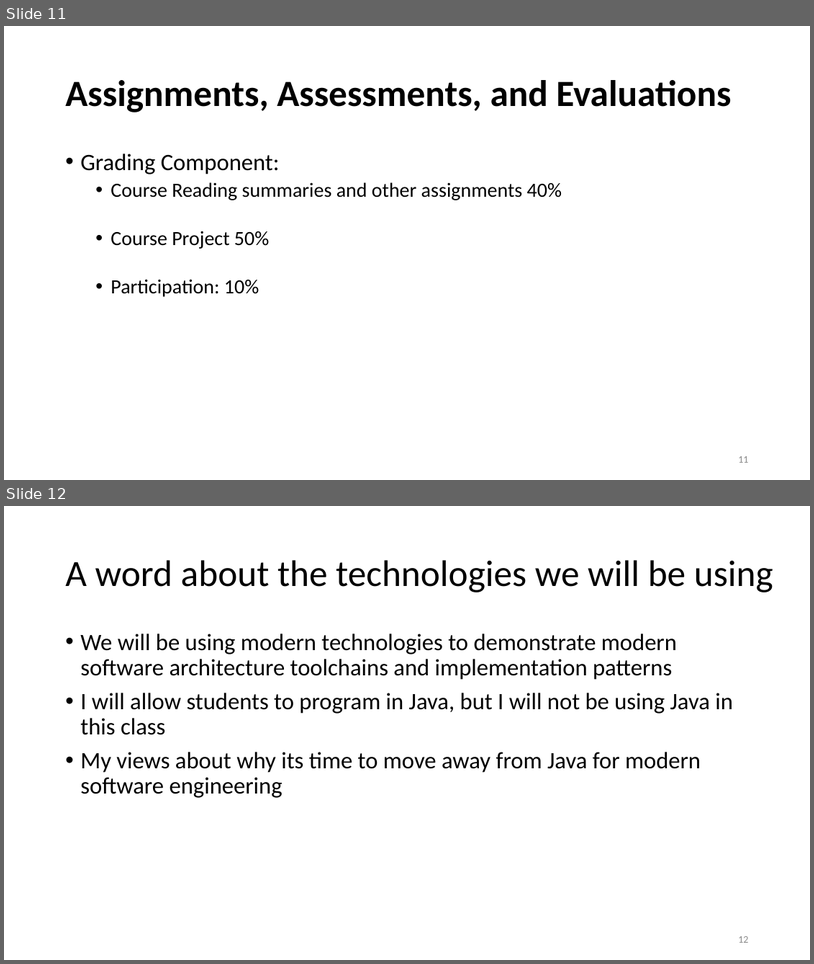
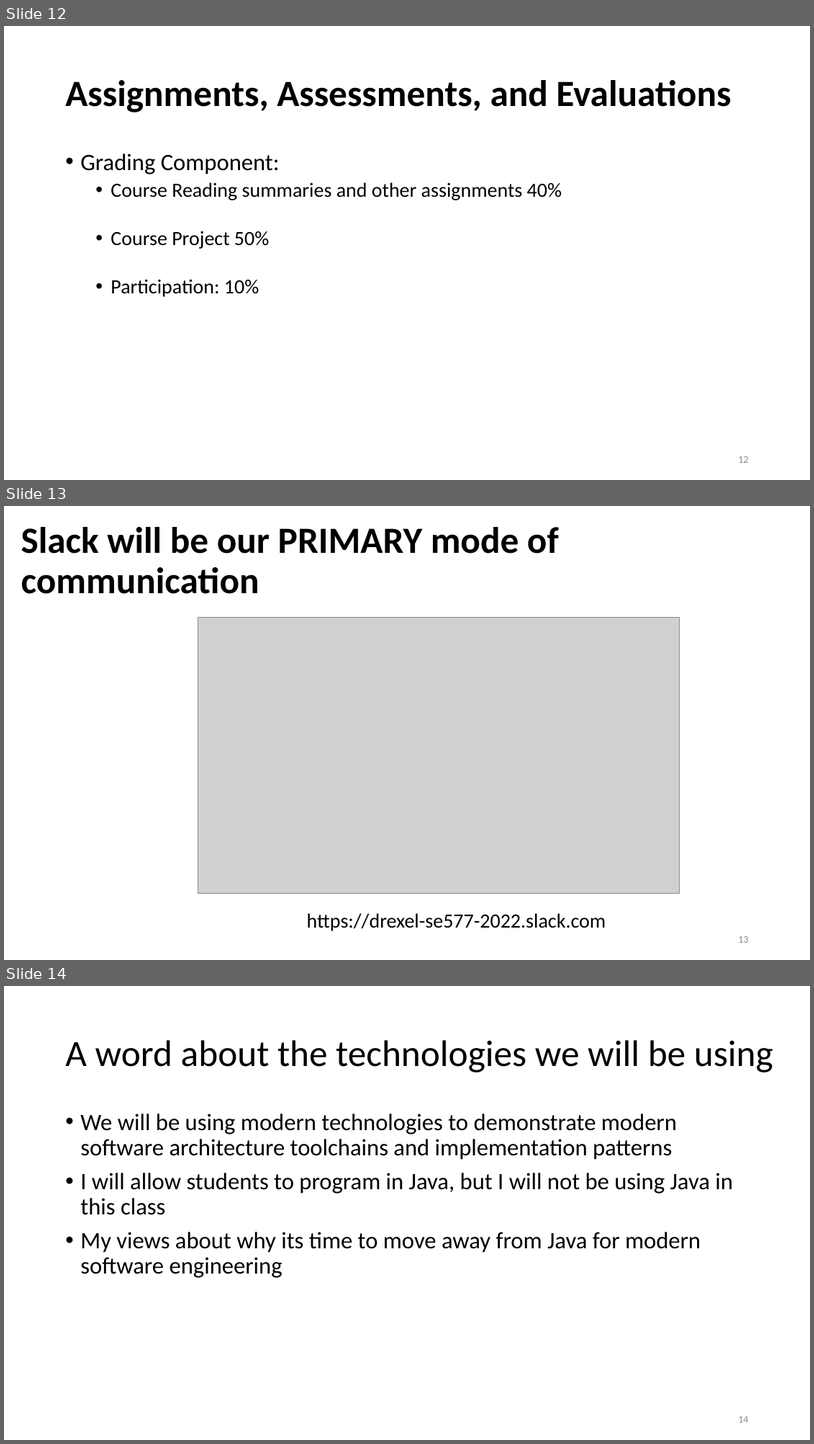
Before and after one commit to ArchitectingSoftware/SE577-SoftwareArchitecture, a slide deck: lectures/Week 1 - Course Overview.pptx. Shown one above the other, each under a label of ours: slides 11 and 12 before the commit, slides 12, 13 and 14 after it. The pictures are 814x964 and 814x1444 pixels, drawn with LibreOffice and Linux fonts; fonts in the diff are those of the drawing; grey boxes stand for pictures. Boxes give left, top, right and bottom in pixels: in the first picture for what was removed or moved away, otherwise in the second. Text is boxed around its words. In the diff, an @@ line names an element or a change of style, - is before the commit and + after.

```diff
--- a/lectures/Week 1 - Course Overview.pptx
+++ b/lectures/Week 1 - Course Overview.pptx
@@ slide 13 added at <box>4,506,810,960</box>, background #FFFFFF @@
@@ title added at <box>21,527,559,594</box>, 44 pt, text #000000, bold @@
+Slack will be our PRIMARY mode of communication
@@ picture added at <box>198,618,680,893</box> @@
@@ text added at <box>307,913,607,931</box>, 24 pt, text #000000 @@
+https://drexel-se577-2022.slack.com
@@ page number added at <box>738,936,748,942</box>, 12 pt, text #8C8C8C @@
+13
@@ what was slide 11 is now slide 12 @@
@@ page number at <box>738,456,748,462</box>: text changed @@
-11
+12
@@ what was slide 12 is now slide 14 @@
@@ page number at <box>738,1416,748,1422</box>: text changed @@
-12
+14
```
Also in this commit, not shown: 1 slide changed, 1 other slide added.
